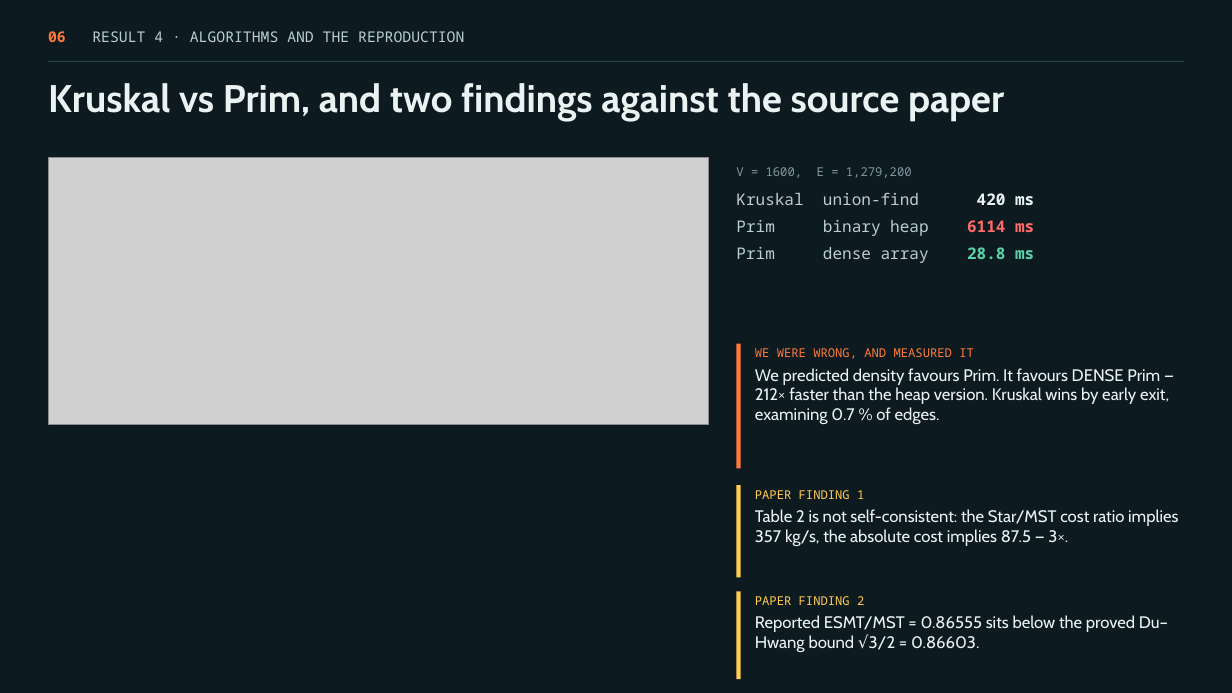
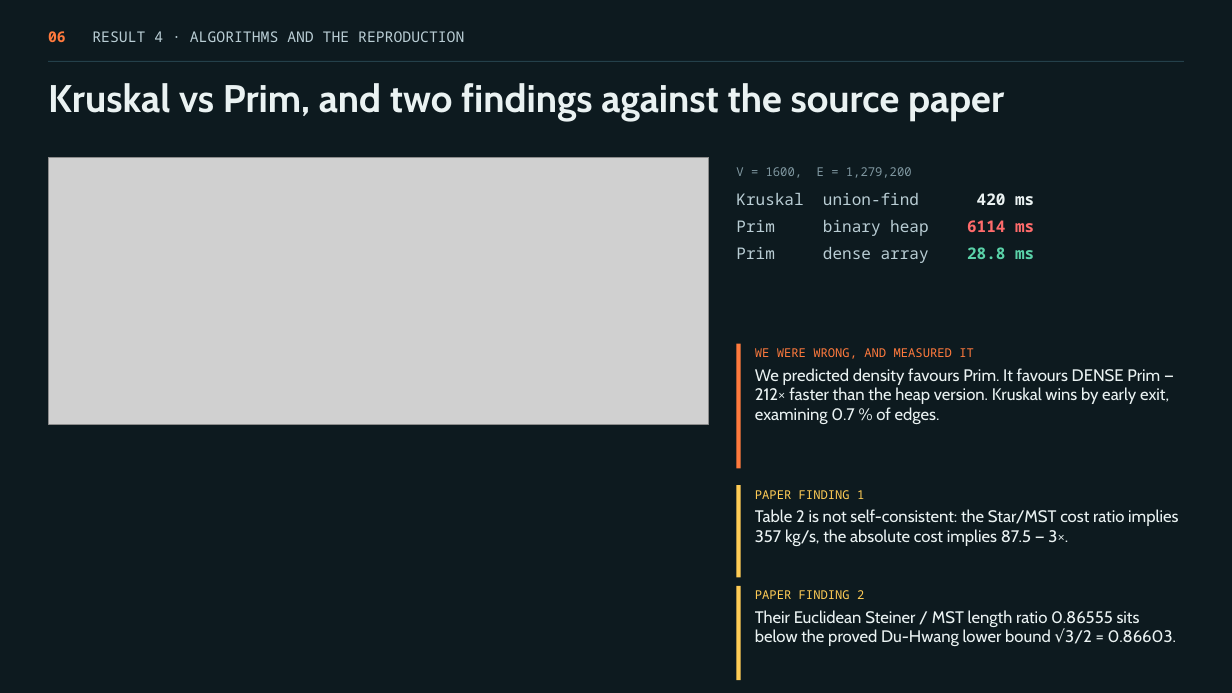
Before and after one commit to uday338/heat-distribution-optimization-using-MST, a slide deck: slide 6 of build/CLL798_prelim_5min.pptx. Drawn at 1232x693 pixels with LibreOffice and Linux fonts; fonts in the diff are those of the drawing; grey boxes stand for pictures. Boxes give left, top, right and bottom in pixels: in the first picture for what was removed or moved away, otherwise in the second. Text is boxed around its words. In the diff, an @@ line names an element or a change of style, - is before the commit and + after.

```diff
--- a/build/CLL798_prelim_5min.pptx
+++ b/build/CLL798_prelim_5min.pptx
@@ rectangle resized from (x1=737, y1=592, x2=740, y2=679) to (x1=737, y1=586, x2=740, y2=680) @@
@@ text at (x1=755, y1=610, x2=1176, y2=646): text changed @@
-Reported ESMT/MST = 0.86555 sits below the proved Du–Hwang bound √3/2 = 0.86603.
+Their Euclidean Steiner / MST length ratio 0.86555 sits below the proved Du-Hwang lower bound √3/2 = 0.86603.
```
Also in this commit, not shown: 5 other slides changed, 1 slide added, 1 other file.
